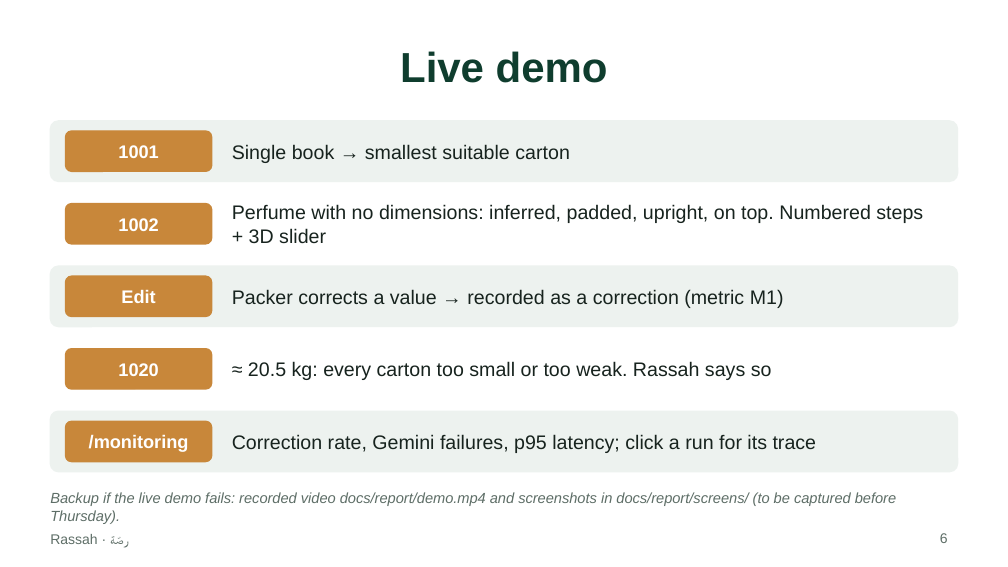
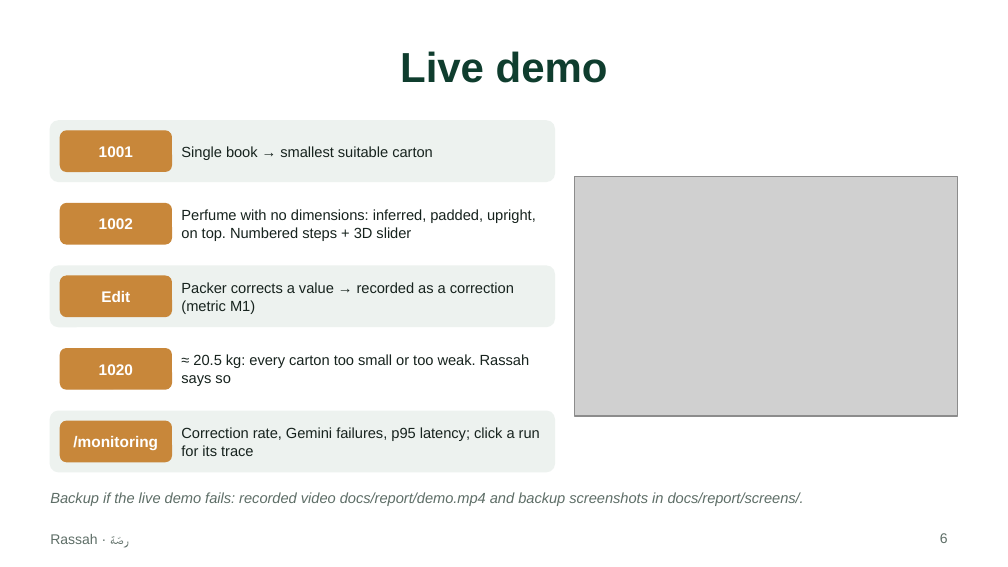
Before and after one commit to justAbdulaziz10/Rassah, a slide deck: slide 6 of docs/report/deck.pptx. Drawn at 1008x567 pixels with LibreOffice and Linux fonts; fonts in the diff are those of the drawing; grey boxes stand for pictures. Boxes give left, top, right and bottom in pixels: in the first picture for what was removed or moved away, otherwise in the second. Text is boxed around its words. In the diff, an @@ line names an element or a change of style, - is before the commit and + after.

```diff
--- a/docs/report/deck.pptx
+++ b/docs/report/deck.pptx
@@ rounded rectangle: place and size @@
-rounded rectangle at [50, 121, 958, 181]
+rounded rectangle at [50, 121, 554, 181]
@@ rounded rectangle: place and size @@
-rounded rectangle at [66, 131, 212, 171]
+rounded rectangle at [60, 131, 171, 171]
@@ text "Single book → smallest suitable ...": place and size @@
-text "Single book → smallest suitable ..." at [232, 144, 570, 163]
+text "Single book → smallest suitable ..." at [181, 146, 433, 160]
@@ picture added at [575, 176, 958, 416] @@
@@ rounded rectangle: place and size @@
-rounded rectangle at [50, 194, 958, 254]
+rounded rectangle at [50, 194, 554, 254]
@@ rounded rectangle: place and size @@
-rounded rectangle at [66, 204, 212, 244]
+rounded rectangle at [60, 204, 171, 244]
@@ text "Perfume with no dimensions: inferred, ...": place and size @@
-text "Perfume with no dimensions: inferred, ..." at [232, 204, 923, 244]
+text "Perfume with no dimensions: inferred, ..." at [181, 209, 536, 241]
@@ rounded rectangle: place and size @@
-rounded rectangle at [50, 266, 958, 327]
+rounded rectangle at [50, 266, 554, 327]
@@ text "Packer corrects a value → ...": place and size @@
-text "Packer corrects a value → ..." at [232, 289, 784, 308]
+text "Packer corrects a value → ..." at [181, 282, 514, 314]
@@ rounded rectangle: place and size @@
-rounded rectangle at [66, 276, 212, 317]
+rounded rectangle at [60, 276, 171, 317]
@@ rounded rectangle: place and size @@
-rounded rectangle at [50, 339, 958, 399]
+rounded rectangle at [50, 339, 554, 399]
@@ rounded rectangle: place and size @@
-rounded rectangle at [66, 349, 212, 389]
+rounded rectangle at [60, 349, 171, 389]
@@ text "≈ 20.5 kg: every carton ...": place and size @@
-text "≈ 20.5 kg: every carton ..." at [248, 361, 772, 380]
+text "≈ 20.5 kg: every carton ..." at [181, 354, 530, 386]
@@ rounded rectangle: place and size @@
-rounded rectangle at [50, 411, 958, 472]
+rounded rectangle at [50, 411, 554, 472]
@@ size 14 to 10.5 pt in 5 elements at [181, 146, 433, 160], [181, 209, 536, 241], [181, 282, 514, 314], [181, 354, 530, 386], [181, 427, 540, 456] @@
@@ text "Correction rate, Gemini failures, p95 ...": place and size @@
-text "Correction rate, Gemini failures, p95 ..." at [232, 434, 817, 453]
+text "Correction rate, Gemini failures, p95 ..." at [181, 427, 540, 456]
@@ size 13 to 11 pt in 5 elements at [99, 146, 133, 157], [99, 218, 133, 229], [101, 291, 130, 302], [99, 364, 133, 375], [73, 436, 158, 450] @@
@@ rounded rectangle: place and size @@
-rounded rectangle at [66, 421, 212, 462]
+rounded rectangle at [60, 421, 171, 462]
@@ text at [50, 492, 804, 506]: text changed @@
-Backup if the live demo fails: recorded video docs/report/demo.mp4 and screenshots in docs/report/screens/ (to be captured before Thursday).
+Backup if the live demo fails: recorded video docs/report/demo.mp4 and backup screenshots in docs/report/screens/.
```
Also in this commit, not shown: 3 other slides changed, 15 other files.
